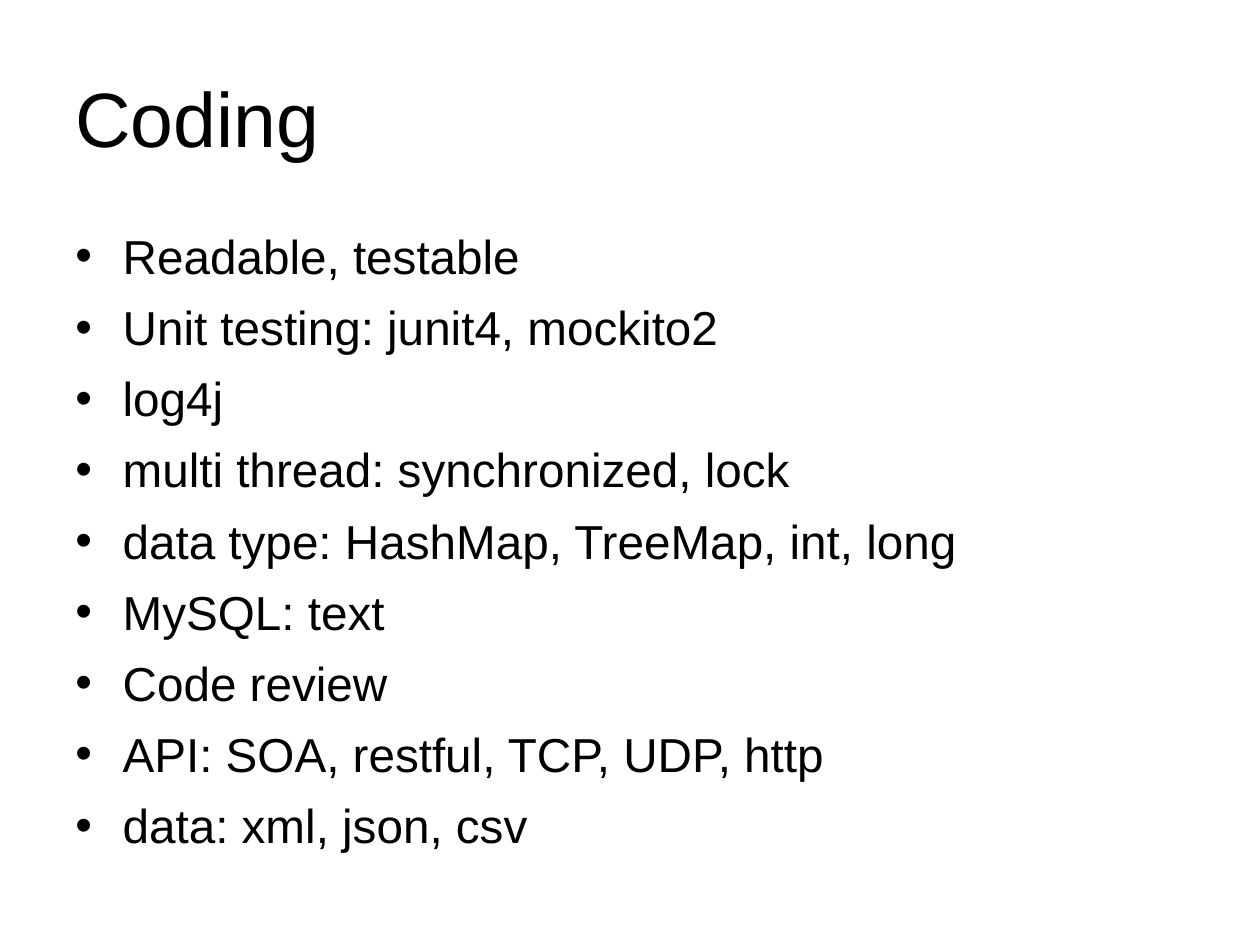
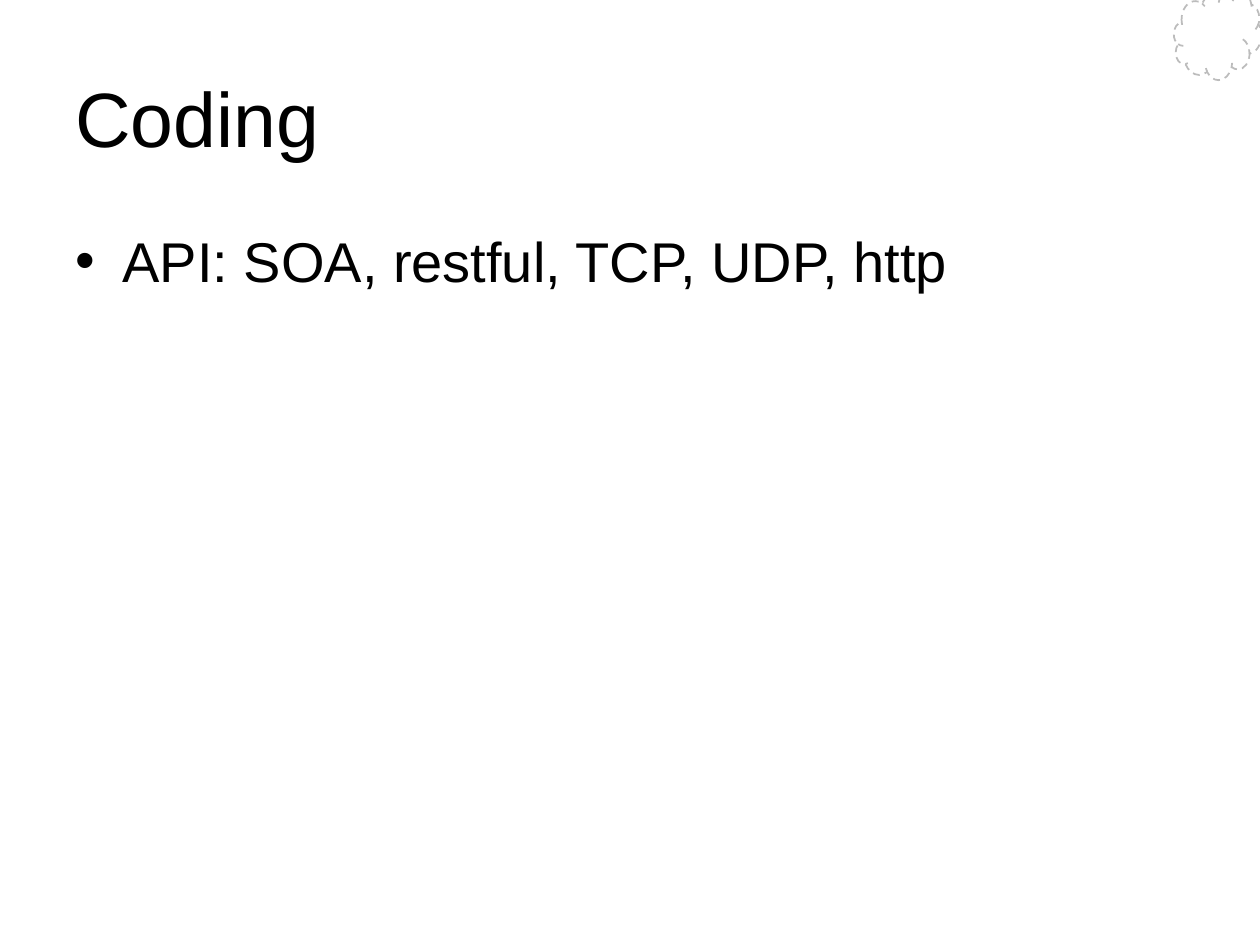
Before and after one commit to Wang-Ray/notes, a slide deck: slide 23 of Architect Pilates.ppt (slide 8 before the commit). Drawn at 1260x945 pixels with LibreOffice and Linux fonts; fonts in the diff are those of the drawing; background and template pictures are left out. Boxes give left, top, right and bottom in pixels: in the first picture for what was removed or moved away, otherwise in the second. Text is boxed around its words. In the diff, an @@ line names an element or a change of style, - is before the commit and + after.

```diff
--- a/Architect Pilates.ppt
+++ b/Architect Pilates.ppt
@@ freeform shape added at <box>1174,0,1260,81</box>, fill #FFFFFF, outline #BCBCBC 0.99 pt dashed @@
@@ text "API: SOA, restful, TCP, UDP, ..." at <box>123,241,947,293</box>: size 27.2 to 32 pt @@
@@ text at <box>123,239,956,702</box>: paragraphs removed @@
-• Readable, testable
-• Unit testing: junit4, mockito2
-• log4j
-• multi thread: synchronized, lock
-• data type: HashMap, TreeMap, int, long
-• MySQL: text
-• Code review
@@ text at <box>123,808,527,853</box>: paragraph removed @@
-• data: xml, json, csv
```
Also in this commit, not shown: 7 other slides changed, 21 slides added, 1 slide removed, 1 other file.
